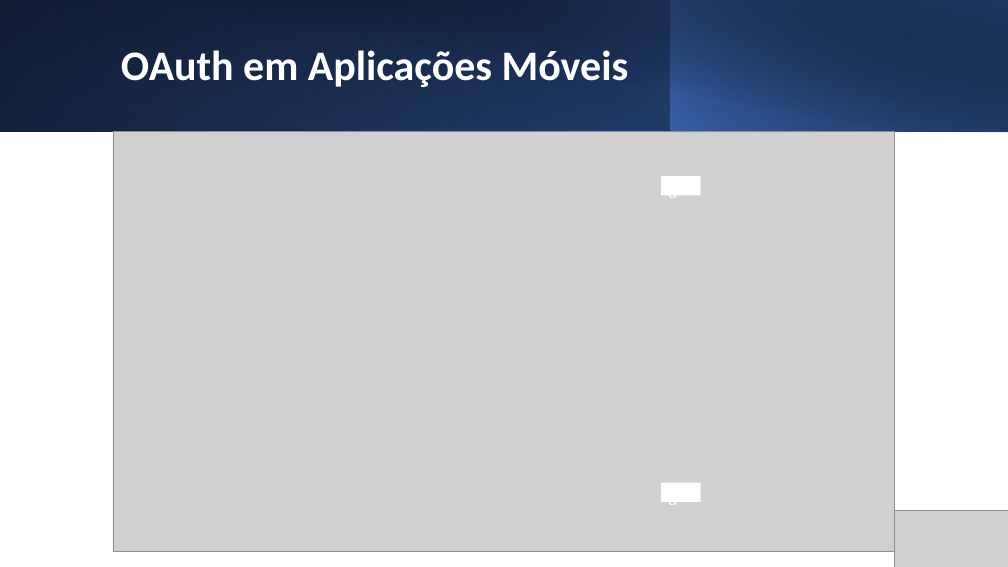
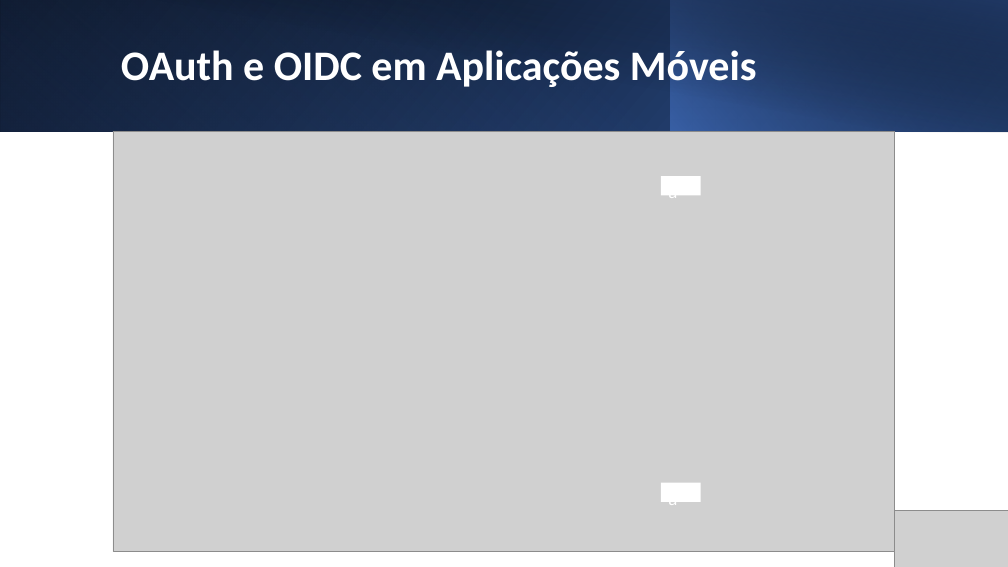
Before and after one commit to luis99duarte/sync, a slide deck: slide 6 of Internship/OAUTH 2.pptx (slide 4 before the commit). Drawn at 1008x567 pixels with LibreOffice and Linux fonts; fonts in the diff are those of the drawing; grey boxes stand for pictures. Boxes give left, top, right and bottom in pixels: in the first picture for what was removed or moved away, otherwise in the second. Text is boxed around its words. In the diff, an @@ line names an element or a change of style, - is before the commit and + after.

```diff
--- a/Internship/OAUTH 2.pptx
+++ b/Internship/OAUTH 2.pptx
@@ title at [121,46,757,87]: text changed @@
-OAuth em Aplicações Móveis
+OAuth e OIDC em Aplicações Móveis
```
Also in this commit, not shown: 2 other slides changed, 1 slide added, 1 other file.
